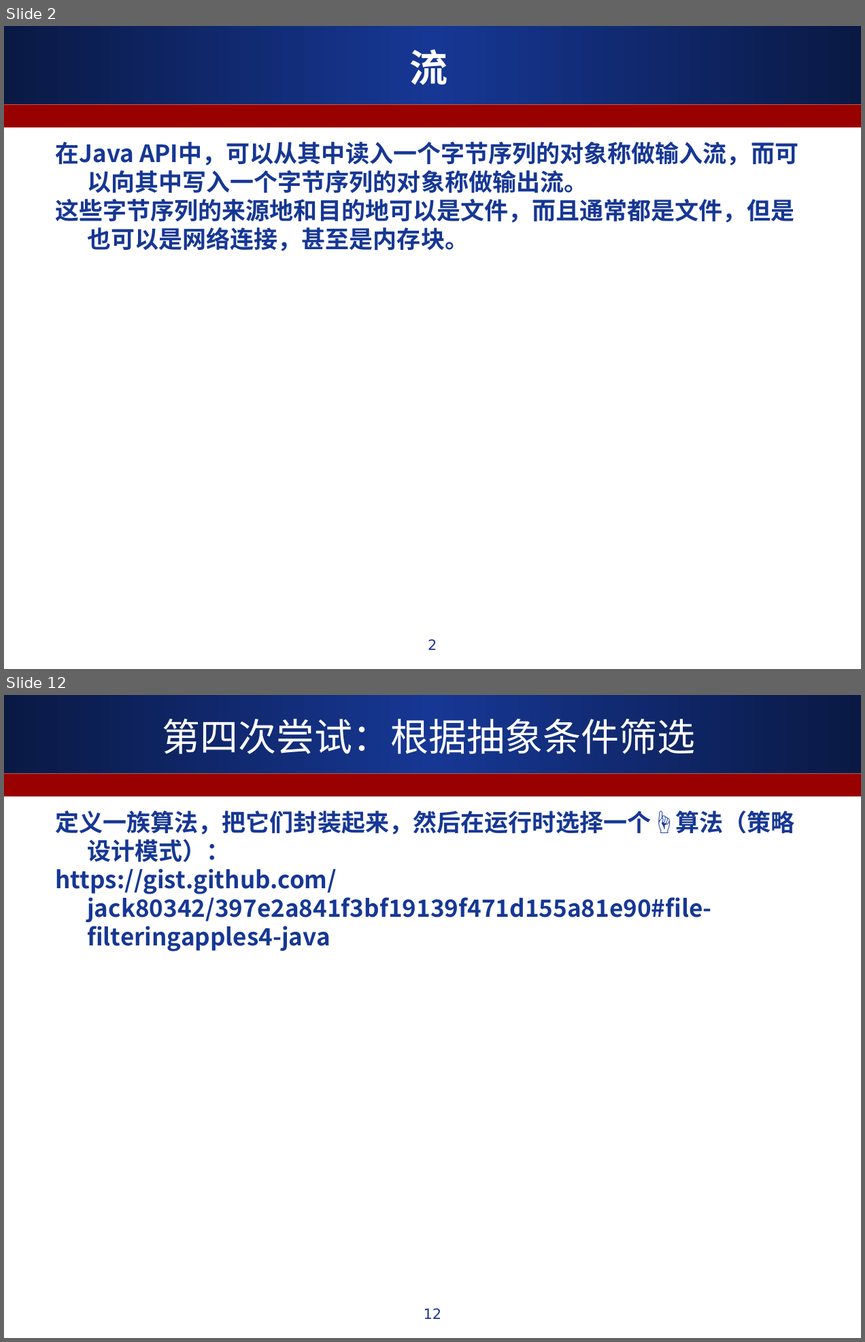
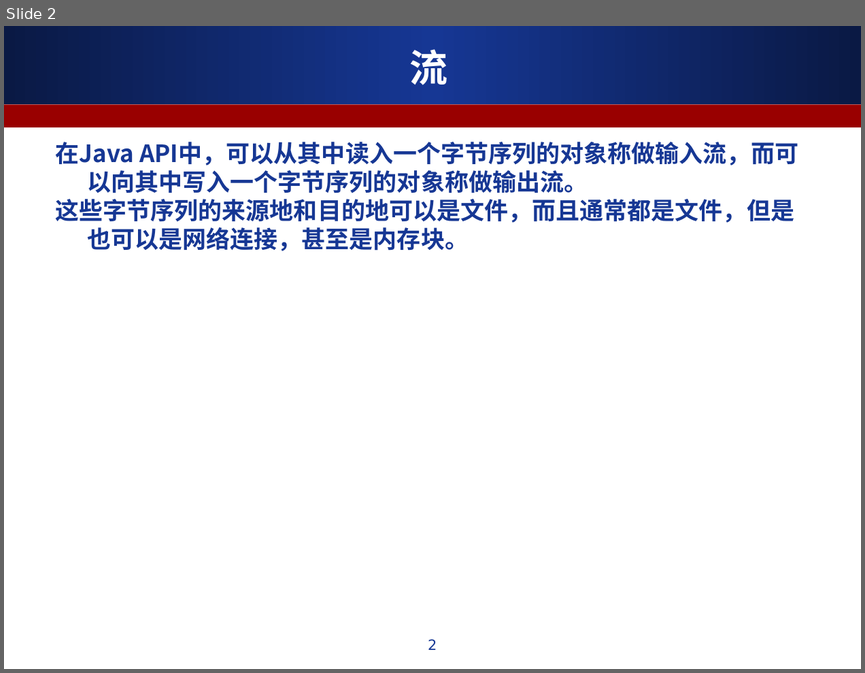
Before and after one commit to ALiberInc/Training, a slide deck: Java/第七章_流与文件.ppt. Shown one above the other, each under a label of ours: slides 2 and 12 before the commit, slide 2 after it; the slides between them are not shown. The pictures are 865x1342 and 865x673 pixels, drawn with LibreOffice and Linux fonts; fonts in the diff are those of the drawing. Boxes give left, top, right and bottom in pixels: in the first picture for what was removed or moved away, otherwise in the second. Text is boxed around its words. In the diff, an @@ line names an element or a change of style, - is before the commit and + after.

```diff
--- a/Java/第七章_流与文件.ppt
+++ b/Java/第七章_流与文件.ppt
@@ slide 12 removed at box(4, 695, 861, 1338), background #FFFFFF; not listed: 2 template elements that a slide beside it also shows @@
@@ title removed at box(162, 718, 695, 754) @@
-第四次尝试：根据抽象条件筛选
@@ text removed at box(55, 811, 794, 951) @@
-定义一族算法，把它们封装起来，然后在运行时选择一个☝️算法（策略设计模式）：
-https://gist.github.com/jack80342/397e2a841f3bf19139f471d155a81e90#file-filteringapples4-java
@@ page number removed at box(424, 1308, 442, 1319) @@
-12
```
Also in this commit, not shown: 1 slide changed, 3 slides added, 14 other slides removed.
